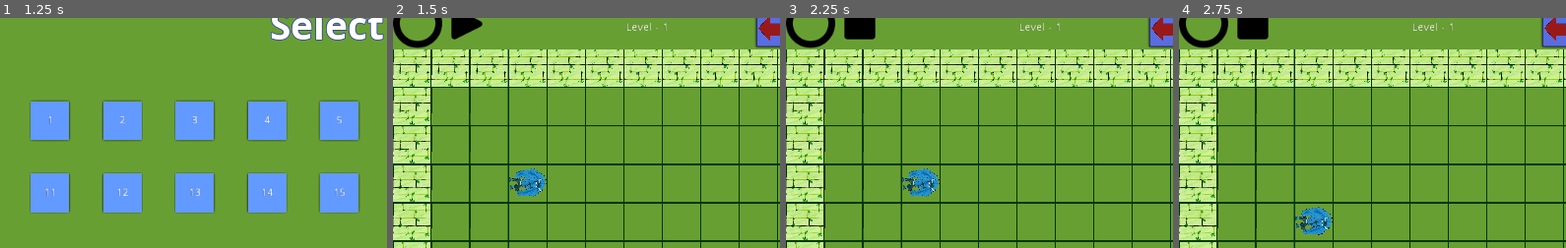
Above: before the commit, frames 1-4 (left to right).
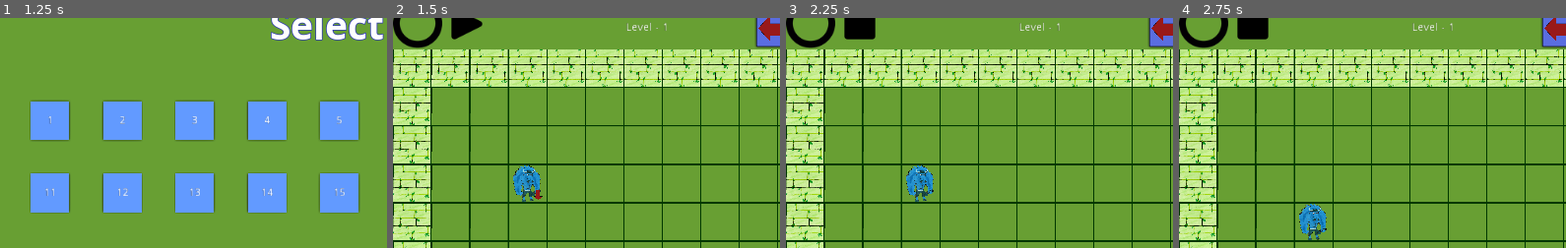
Above: after the commit, the same moments.

Repository: Gorglomux/MazeEscape
Game: Godot game, scene res://Main.tscn
Two runs of this game, one before a commit and one after it. Both use one fixed random seed, a clock stepped at 60 frames per second and the inputs below.
Inputs (mouse positions are % of the whole screen's width and height, from its top left):
- Up to frame 1 (1.25 s): click "Play" at 0.5 s
- Up to frame 2 (1.5 s): click (6, 26) at 1.27 s
- Up to frame 3 (2.25 s): click (10, 5) at 2 s
- Up to frame 4 (2.75 s): no input
The pictures show only the part of the screen within x 0-50%, y 4-54%; the shares and areas given below are measured in that part.

Frame 1 is identical in both runs. In frame 2, 0.8% of the frame differs, in the area x 30-40%, y 64-80%; in frame 3, 0.7%; in frame 4, 0.7%.

Commit message:
add arrow

Diff:
--- a/MazeEscape/BoardContainer.gd
+++ b/MazeEscape/BoardContainer.gd
@@ -23,7 +23,7 @@
 var current_action
 
 var player
-
+var playerArrow
 var warp_tiles = []
 #On charge la map et check si il y a un joueur pour l'instancier
 func load_map(board):
--- a/MazeEscape/GameLogic.gd
+++ b/MazeEscape/GameLogic.gd
@@ -70,6 +70,7 @@
 	x_dep = player.position.x
 	y_dep = player.position.y
 	player.d = board.starting_direction
+	player.arrow.hide()
 	player.enMarche  = true
 
 func stop_game():
@@ -77,6 +78,7 @@
 	player.position.y = y_dep
 	player.d = board.starting_direction
 	player.next_d = -1
+	player.arrow.show()
 	player.init_rotation()
 	menu.reset()
 	reset_cursor()
@@ -145,7 +147,9 @@
 	player = board_container.player
 
 	player.d = level.starting_direction
+
 	player.init_rotation()
+
 	player.connect("won", self, "on_win")
 	player.connect("death",self,"stop_game")
 
--- a/MazeEscape/Player.gd
+++ b/MazeEscape/Player.gd
@@ -14,7 +14,9 @@
 var last_fly = 0
 var death = false
 var won = false
+var arrow
 func _ready():
+	arrow = get_node("Arrow")
 	timer = 0
 	init_rotation()
 
@@ -36,16 +38,12 @@
 				match(d):
 					DIRECTION.HAUT:
 						position.y = position.y - 400
-						global_rotation_degrees = 270
 					DIRECTION.BAS:
 						position.y = position.y + 400
-						global_rotation_degrees = 90
 					DIRECTION.GAUCHE:
 						position.x = position.x - 400
-						global_rotation_degrees = 180
 					DIRECTION.DROITE:
 						position.x = position.x + 400
-						global_rotation_degrees = 0
 			if(next_d != -1):
 				d = next_d
 				next_d = -1
@@ -61,10 +59,10 @@
 func init_rotation():
 	match(d):
 		DIRECTION.HAUT:
-			global_rotation_degrees = 270
+			$Arrow.global_rotation_degrees = 270
 		DIRECTION.BAS:
-			global_rotation_degrees = 90
+			$Arrow.global_rotation_degrees = 90
 		DIRECTION.GAUCHE:
-			global_rotation_degrees = 180
+			$Arrow.global_rotation_degrees = 180
 		DIRECTION.DROITE:
-			global_rotation_degrees = 0
+			$Arrow.global_rotation_degrees = 0
--- a/MazeEscape/Player.tscn
+++ b/MazeEscape/Player.tscn
@@ -1,7 +1,8 @@
-[gd_scene load_steps=4 format=2]
+[gd_scene load_steps=5 format=2]
 
 [ext_resource path="res://player.png" type="Texture" id=1]
 [ext_resource path="res://Player.gd" type="Script" id=2]
+[ext_resource path="res://arrow_right.png" type="Texture" id=3]
 
 [sub_resource type="SpriteFrames" id=1]
 animations = [ {
@@ -16,3 +17,8 @@
 z_index = 1
 frames = SubResource( 1 )
 script = ExtResource( 2 )
+
+[node name="Arrow" type="Sprite" parent="."]
+position = Vector2( 457.071, 454.632 )
+scale = Vector2( 1.1186, 1.42987 )
+texture = ExtResource( 3 )
